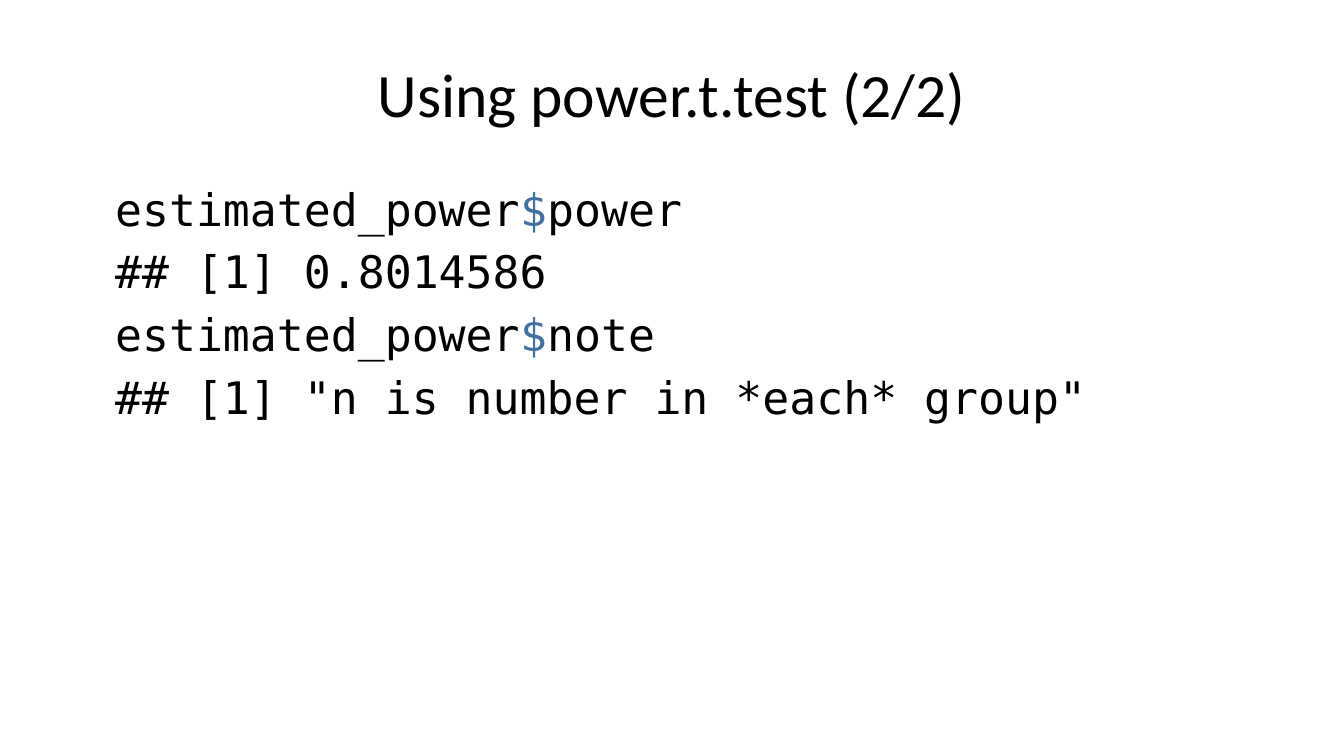
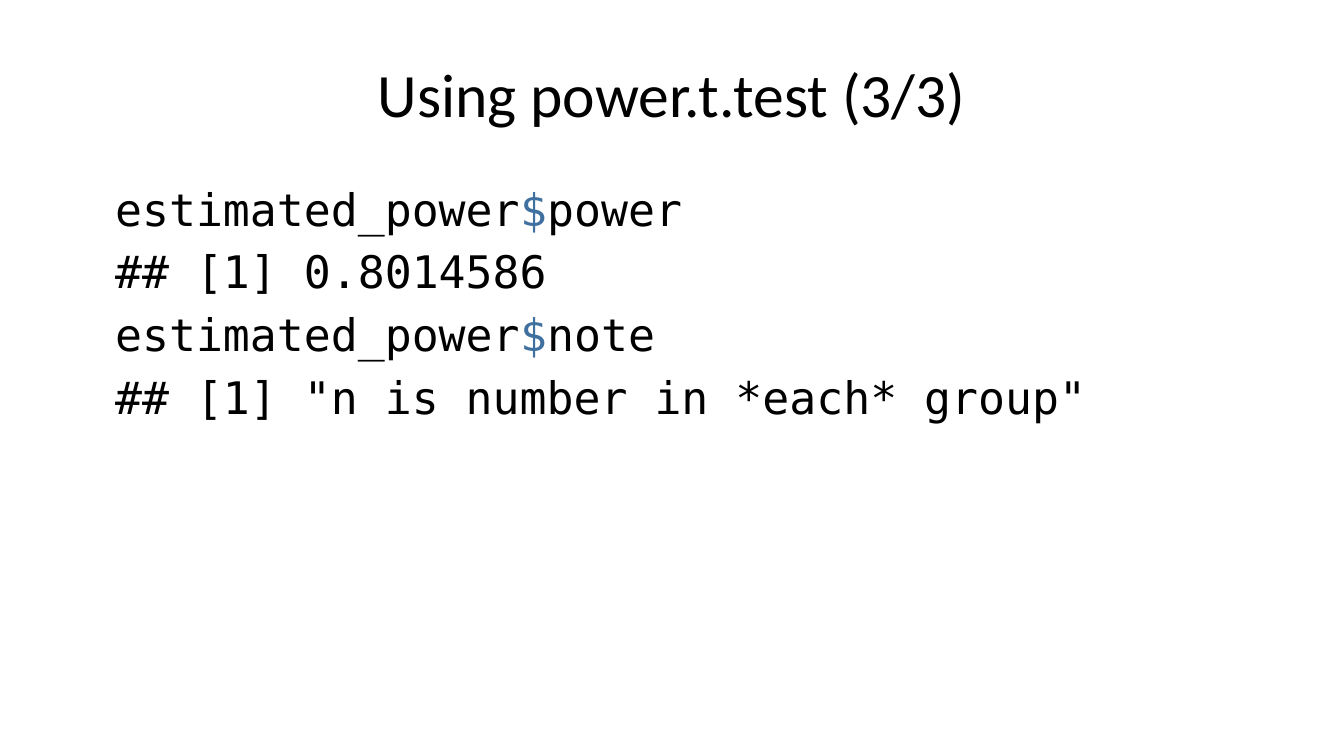
Before and after one commit to pmean/papers-and-presentations, a slide deck: slide 19 of power/power-and-sample-size-slides.pptx. Drawn at 1344x756 pixels with LibreOffice and Linux fonts; fonts in the diff are those of the drawing. Boxes give left, top, right and bottom in pixels: in the first picture for what was removed or moved away, otherwise in the second. Text is boxed around its words. In the diff, an @@ line names an element or a change of style, - is before the commit and + after.

```diff
--- a/power/power-and-sample-size-slides.pptx
+++ b/power/power-and-sample-size-slides.pptx
@@ title at [378, 72, 965, 128]: text changed @@
-Using power.t.test (2/2)
+Using power.t.test (3/3)
```
Also in this commit, not shown: 3 other slides changed, 2 other files.
